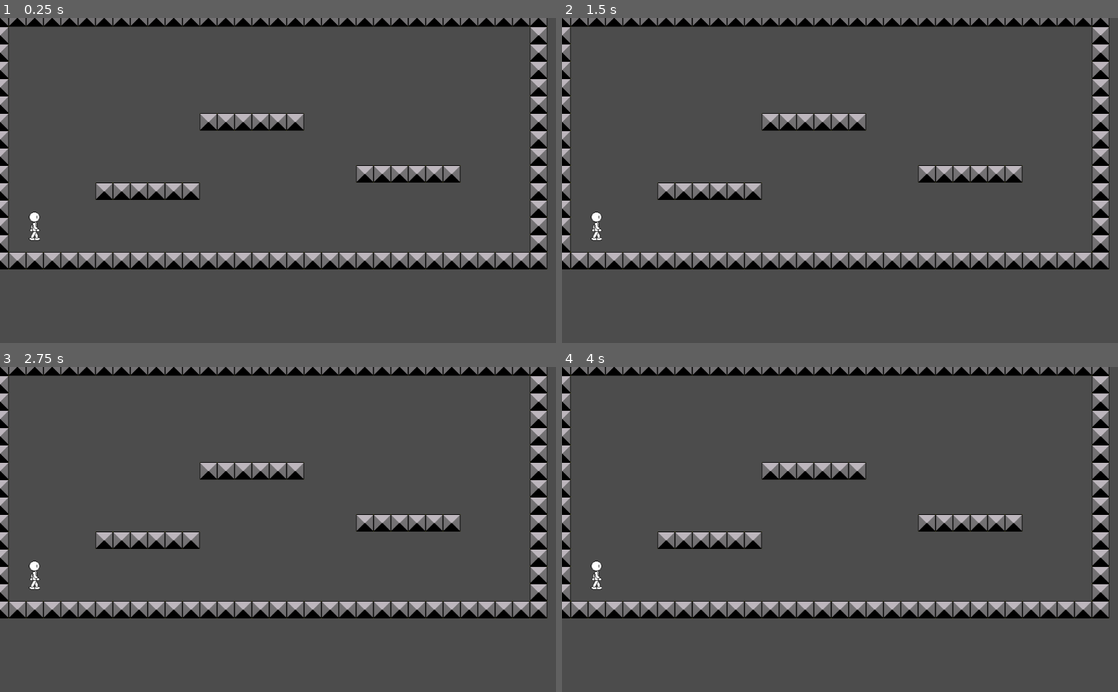
Above: before the commit, frames 1-4 (two rows, left to right).
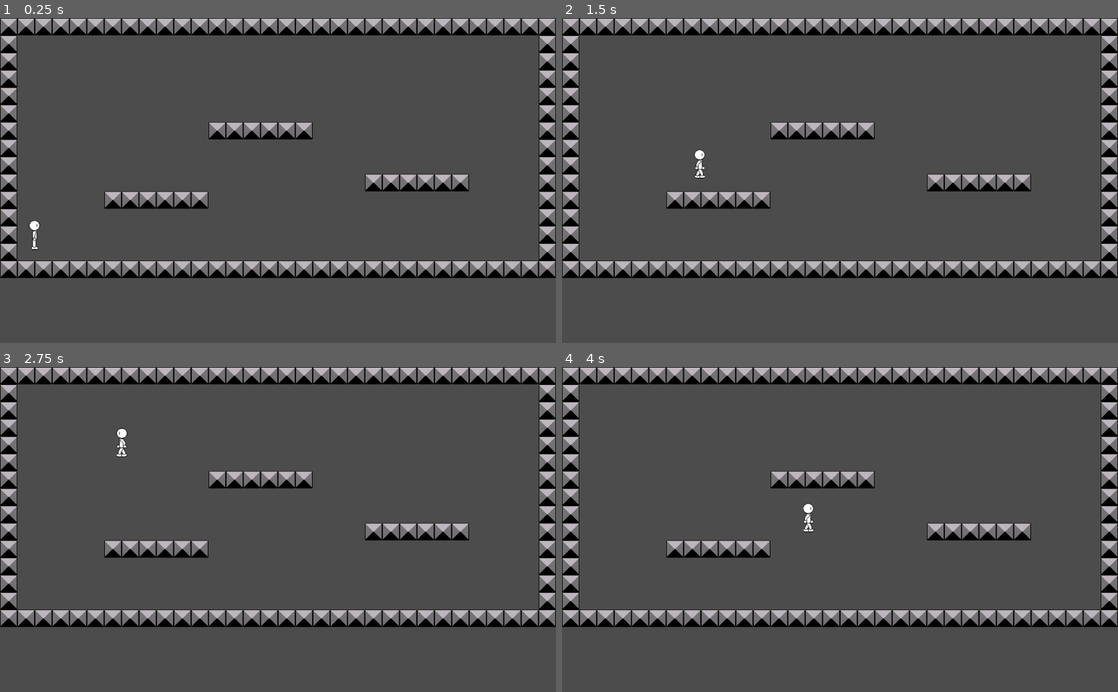
Above: after the commit, the same moments.

Repository: Uxeron/GGJ2020
Game: Godot game, scene res://Main.tscn
Same seed, same stepped clock (60 frames per second), same inputs: the game is played once before the commit and once after it.
Inputs:
- Up to frame 1 (0.25 s): no input
- Up to frame 2 (1.5 s): tap Enter at 0.5 s; hold Space (move_jump, bound only after the commit) 0.53-1.28 s; hold D (move_right, bound only after the commit) from 0.53 s (still down); tap Space (move_jump, bound only after the commit) at 1.35 s
- Up to frame 3 (2.75 s): tap Space (move_jump, bound only after the commit) at 1.52, 1.82 s; release D (move_right, bound only after the commit) at 2.03 s; hold A (move_left, bound only after the commit) from 2.03 s (still down); hold Space (move_jump, bound only after the commit) from 2.03 s (still down)
- Up to frame 4 (4 s): release A (move_left, bound only after the commit) at 2.78 s; release Space (move_jump, bound only after the commit) at 2.78 s; hold D (move_right, bound only after the commit) from 2.78 s (still down); tap Space (move_jump, bound only after the commit) at 2.85, 3.02, 3.32 s; hold Space (move_jump, bound only after the commit) from 3.53 s (still down)

The runs differ from the first frame. In frame 1, 22% of the frame differs, in the area x 0-100%, y 0-81%; in frame 2, 22%; in frame 3, 22%; in frame 4, 22%.

Commit message:
Added movement and animation to character

Diff:
--- a/Scenes/Basic Wall/Wall.tscn
+++ b/Scenes/Basic Wall/Wall.tscn
@@ -14,6 +14,8 @@
 
 [node name="Sprite" type="Sprite" parent="."]
 texture = ExtResource( 1 )
+centered = false
 
 [node name="CollisionShape2D" type="CollisionShape2D" parent="."]
+position = Vector2( 16, 16 )
 shape = SubResource( 1 )
--- a/Scenes/Character/Character.gd
+++ b/Scenes/Character/Character.gd
@@ -1,16 +1,85 @@
 extends KinematicBody2D
 
+# This demo shows how to build a kinematic controller.
 
-# Declare member variables here. Examples:
-# var a = 2
-# var b = "text"
+# Member variables
+const GRAVITY : float = 500.0 # pixels/second^2
+
+# Angle in degrees towards either side that the player can consider "floor"
+const FLOOR_ANGLE_TOLERANCE : float = 40.0
+const WALK_SPEED : float = 200.0
+const JUMP_SPEED : float = 400.0
+const JUMP_MAX_AIRBORNE_TIME : float = 0.1
+
+const SLIDE_STOP_VELOCITY : float = 1.0 # one pixel/second
+const SLIDE_STOP_MIN_TRAVEL : float = 1.0 # one pixel
+
+var velocity : = Vector2()
+var on_air_time : float = 100.0
+var jumping : bool = false
+
+var prev_jump_pressed : bool = false
 
 
-# Called when the node enters the scene tree for the first time.
-func _ready():
-	pass # Replace with function body.
+func _physics_process(delta):
+	# Create forces
+	var force : = Vector2(0.0, GRAVITY)
 
+	var walk_left : bool = Input.is_action_pressed("move_left")
+	var walk_right : bool = Input.is_action_pressed("move_right")
+	var jump : bool = Input.is_action_pressed("move_jump")
 
-# Called every frame. 'delta' is the elapsed time since the previous frame.
-#func _process(delta):
-#	pass
+	if walk_left:
+		if not $AnimatedSprite.is_playing() or $AnimatedSprite.animation == "Walk_Right":
+			$AnimatedSprite.play("Walk_Left")
+
+		velocity.x = -WALK_SPEED
+	elif walk_right:
+		if not $AnimatedSprite.is_playing() or $AnimatedSprite.animation == "Walk_Left":
+			$AnimatedSprite.play("Walk_Right")
+
+		velocity.x = WALK_SPEED
+	else:
+		if Input.is_action_just_released("move_left"):
+			$AnimatedSprite.animation = "Stand_Left"
+		if Input.is_action_just_released("move_right"):
+			$AnimatedSprite.animation = "Stand_Right"
+
+		$AnimatedSprite.frame = 0
+		$AnimatedSprite.stop()
+
+		velocity.x = 0.0
+
+	# Draw in-air character
+	if not is_on_floor():
+		if velocity.x > 0.0:
+			if $AnimatedSprite.animation != "Walk_Right":
+				$AnimatedSprite.play("Walk_Right")
+
+		if velocity.x < 0.0:
+			if $AnimatedSprite.animation != "Walk_Left":
+				$AnimatedSprite.play("Walk_Left")
+
+		$AnimatedSprite.frame = 2
+		$AnimatedSprite.stop()
+
+	# Integrate forces to velocity
+	velocity += force * delta
+	# Integrate velocity into motion and move
+	velocity = move_and_slide(velocity, Vector2(0, -1))
+
+	if is_on_floor():
+		on_air_time = 0
+
+	if jumping and velocity.y > 0:
+		# If falling, no longer jumping
+		jumping = false
+
+	if on_air_time < JUMP_MAX_AIRBORNE_TIME and jump and not prev_jump_pressed and not jumping:
+		# Jump must also be allowed to happen if the character left the floor a little bit ago.
+		# Makes controls more snappy.
+		velocity.y = -JUMP_SPEED
+		jumping = true
+
+	on_air_time += delta
+	prev_jump_pressed = jump
--- a/Scenes/Character/Character.tscn
+++ b/Scenes/Character/Character.tscn
@@ -17,18 +17,30 @@
 [ext_resource path="res://Scenes/Character/Sprites/Walk_Right/Character_Walk_Right_0004.png" type="Texture" id=15]
 [ext_resource path="res://Scenes/Character/Sprites/Walk_Left/Character_Walk_Left_0006.png" type="Texture" id=16]
 [ext_resource path="res://Scenes/Character/Character.gd" type="Script" id=17]
+[ext_resource path="res://Scenes/Character/Sprites/Character_Stand_Right.png" type="Texture" id=18]
+[ext_resource path="res://Scenes/Character/Sprites/Character_Stand_Left.png" type="Texture" id=19]
 
 [sub_resource type="SpriteFrames" id=1]
 animations = [ {
+"frames": [ ExtResource( 19 ) ],
+"loop": true,
+"name": "Stand_Left",
+"speed": 0.0
+}, {
+"frames": [ ExtResource( 18 ) ],
+"loop": true,
+"name": "Stand_Right",
+"speed": 0.0
+}, {
 "frames": [ ExtResource( 7 ), ExtResource( 11 ), ExtResource( 3 ), ExtResource( 6 ), ExtResource( 15 ), ExtResource( 12 ), ExtResource( 9 ), ExtResource( 14 ) ],
 "loop": true,
 "name": "Walk_Right",
-"speed": 5.0
+"speed": 20.0
 }, {
 "frames": [ ExtResource( 5 ), ExtResource( 8 ), ExtResource( 1 ), ExtResource( 10 ), ExtResource( 4 ), ExtResource( 13 ), ExtResource( 16 ), ExtResource( 2 ) ],
 "loop": true,
 "name": "Walk_Left",
-"speed": 5.0
+"speed": 20.0
 } ]
 
 [sub_resource type="RectangleShape2D" id=2]
@@ -39,8 +51,7 @@
 
 [node name="AnimatedSprite" type="AnimatedSprite" parent="."]
 frames = SubResource( 1 )
-animation = "Walk_Right"
-frame = 6
+animation = "Stand_Right"
 
 [node name="CollisionShape2D" type="CollisionShape2D" parent="."]
 shape = SubResource( 2 )
--- a/project.godot
+++ b/project.godot
@@ -19,6 +19,30 @@
 run/main_scene="res://Main.tscn"
 config/icon="res://icon.png"
 
+[input]
+
+ui_page_up={
+"deadzone": 0.5,
+"events": [  ]
+}
+move_left={
+"deadzone": 0.5,
+"events": [ Object(InputEventKey,"resource_local_to_scene":false,"resource_name":"","device":0,"alt":false,"shift":false,"control":false,"meta":false,"command":false,"pressed":false,"scancode":65,"unicode":0,"echo":false,"script":null)
+, Object(InputEventKey,"resource_local_to_scene":false,"resource_name":"","device":0,"alt":false,"shift":false,"control":false,"meta":false,"command":false,"pressed":false,"scancode":16777231,"unicode":0,"echo":false,"script":null)
+ ]
+}
+move_right={
+"deadzone": 0.5,
+"events": [ Object(InputEventKey,"resource_local_to_scene":false,"resource_name":"","device":0,"alt":false,"shift":false,"control":false,"meta":false,"command":false,"pressed":false,"scancode":68,"unicode":0,"echo":false,"script":null)
+, Object(InputEventKey,"resource_local_to_scene":false,"resource_name":"","device":0,"alt":false,"shift":false,"control":false,"meta":false,"command":false,"pressed":false,"scancode":16777233,"unicode":0,"echo":false,"script":null)
+ ]
+}
+move_jump={
+"deadzone": 0.5,
+"events": [ Object(InputEventKey,"resource_local_to_scene":false,"resource_name":"","device":0,"alt":false,"shift":false,"control":false,"meta":false,"command":false,"pressed":false,"scancode":32,"unicode":0,"echo":false,"script":null)
+ ]
+}
+
 [rendering]
 
 environment/default_environment="res://default_env.tres"
Not shown: 1 places in Scenes/Character/Character.tscn that only renumber resources
Binary file added: Scenes/Character/Sprites/Character_Stand_Left.png
Not shown, added: Scenes/Character/Sprites/Character_Stand_Left.png.import
Binary file added: Scenes/Character/Sprites/Character_Stand_Right.png
Not shown, added: Scenes/Character/Sprites/Character_Stand_Right.png.import
